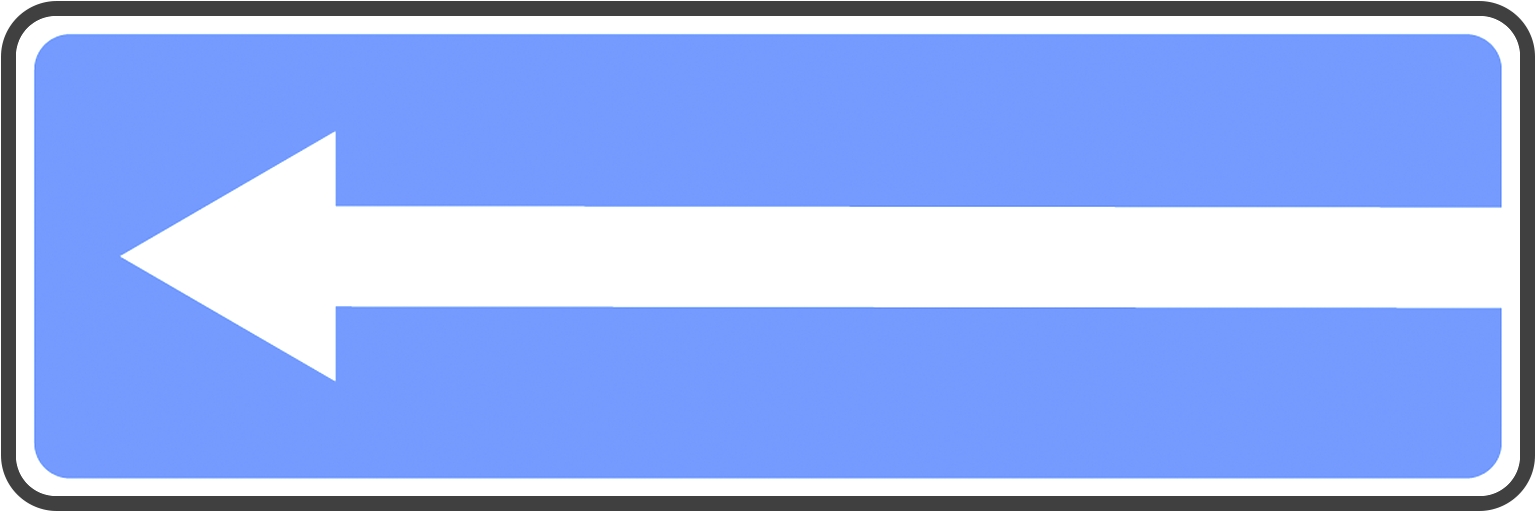
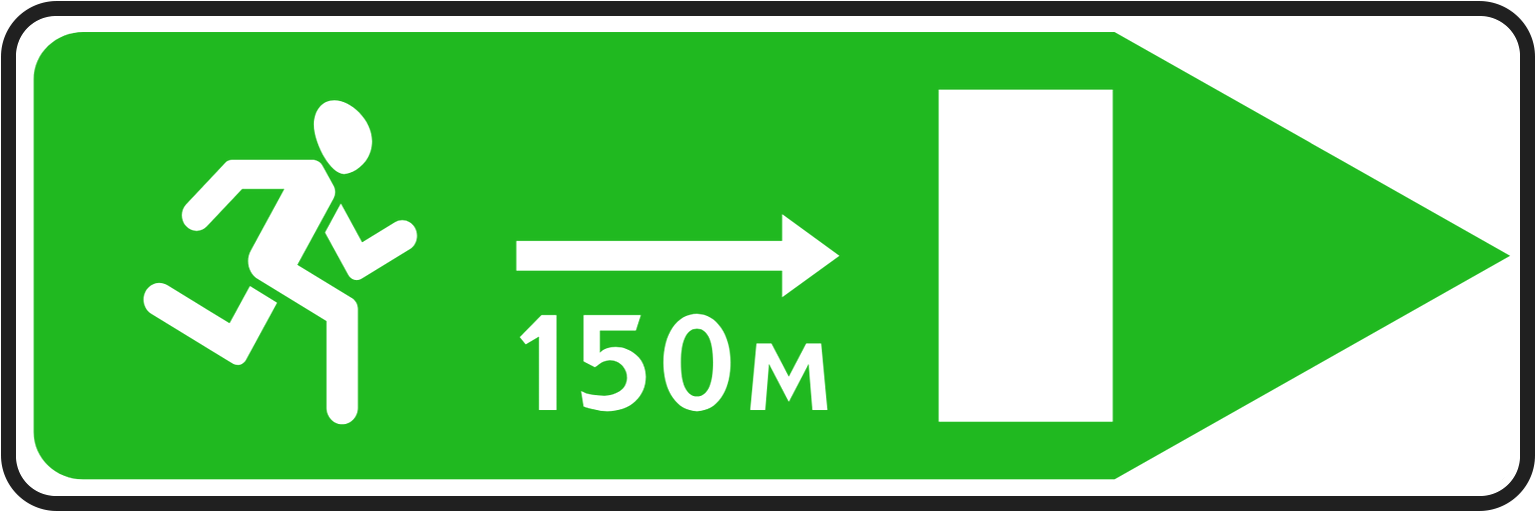
Two versions of the same layered image (1536×512). Layer-by-layer changes:
added group "6.21" (1st of 2, in "Группа 1") with 1 layers in group "Группа 1" over [21, 21, 1515, 491]
added layer "6.21" (2nd of 2, in "Группа 1" › "6.21") in group "6.21" over [21, 21, 1515, 491]
hid group "5.7.2" (1 layers) over [16, 15, 1520, 497]
hid group "5.7.1" (1 layers) over [16, 15, 1520, 497]
